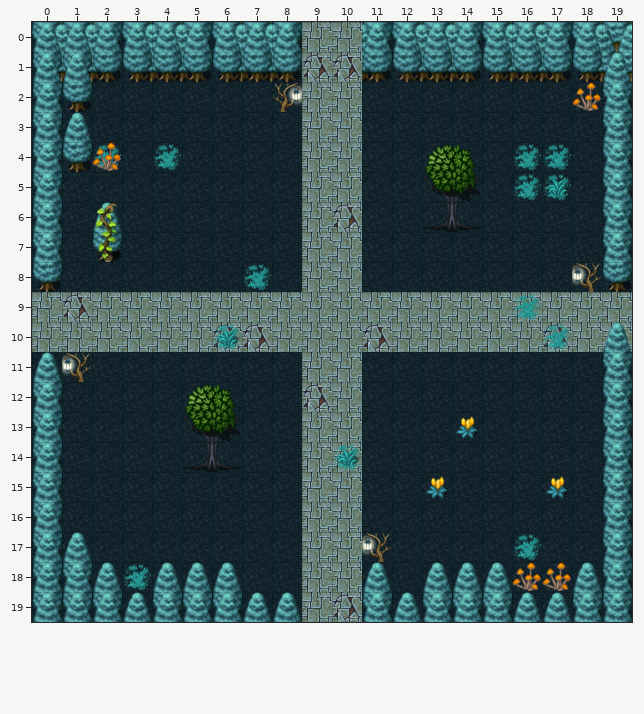
Two states of a Tiled map, core/assets/map_stage/default_map.tmx. The picture above is the old version.
Cells are 30x30 px. Shown: x 0..19, y 0..19.
The result:
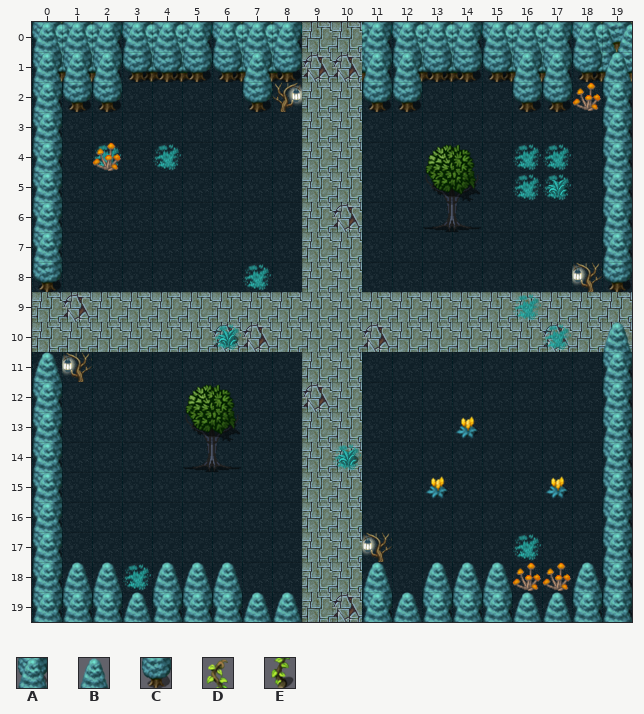
Key: from "edge04": A 0; from "tree22": B 0, C 1; from "tree24": D 0, E 1.
_ is an empty cell, . an unchanged one.
Change:
--- layer "path2"
@@ x 1..17 @@
- 1 ._...._...__...__
- 2 ._...._...__...__
- 3 B................
- 4 C................
+ 1 .B....B...BB...BB
+ 2 .C....C...CC...CC
+ 3 _................
+ 4 _................
@@ x 2..2 @@
- 6 B
- 7 C
+ 6 _
+ 7 _
@@ x 1..1 @@
-17 B
-18 A
+17 _
+18 B
--- layer "asesery"
@@ x 2..2 @@
- 6 D
- 7 E
+ 6 _
+ 7 _
